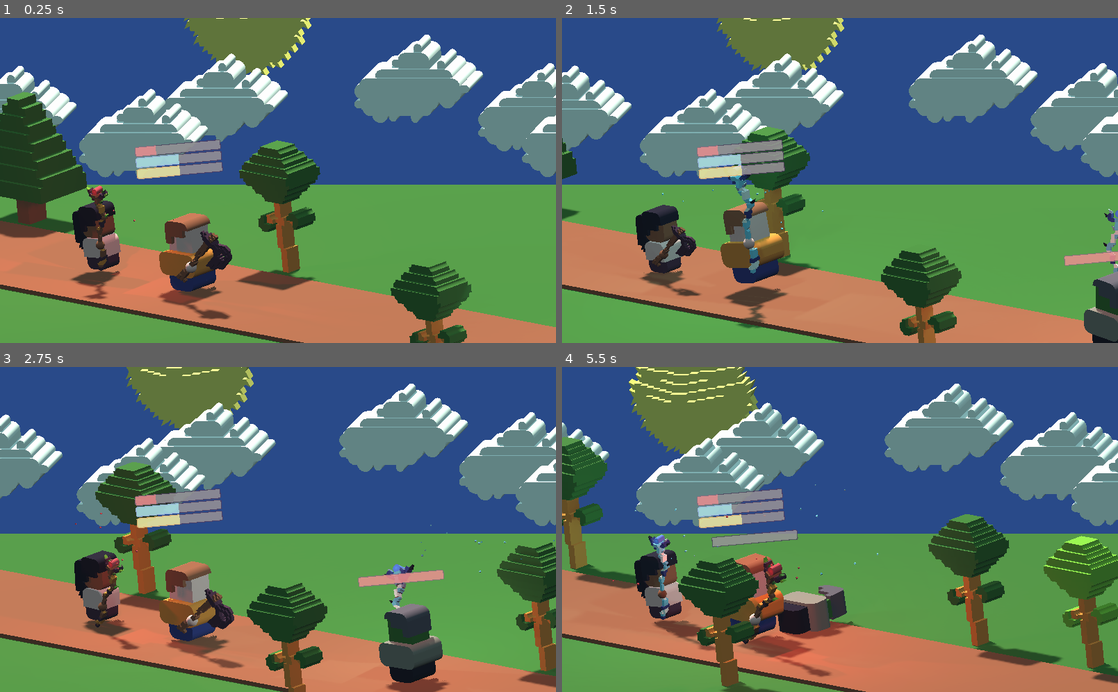
Above: before the commit, frames 1-4 (two rows, left to right).
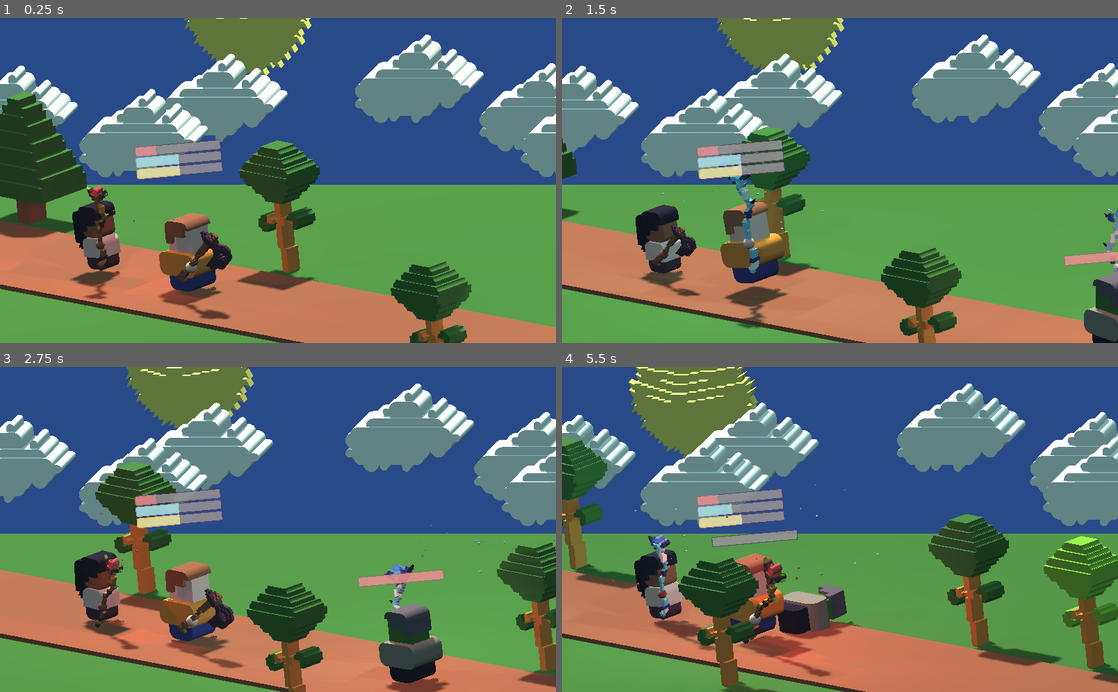
Above: after the commit, the same moments.

Repository: matt-cles/item-assistant
Game: Godot game, scene res://scenes/Main.tscn
Same seed, same stepped clock (60 frames per second), same inputs: the game is played once before the commit and once after it.
Inputs:
- Up to frame 1 (0.25 s): no input
- Up to frame 2 (1.5 s): tap Enter (ui_accept) at 0.5, 0.77 s; hold Right (ui_right) 0.53-1.28 s; hold Left (ui_left) from 1.28 s (still down)
- Up to frame 3 (2.75 s): tap Enter (ui_accept) at 1.52 s; release Left (ui_left) at 2.03 s; hold Right (ui_right) from 2.03 s (still down)
- Up to frame 4 (5.5 s): tap Enter (ui_accept) at 3.02, 3.77, 4.52 s; release Right (ui_right) at 3.53 s; hold Left (ui_left) from 3.53 s (still down)

The runs differ from the first frame. In frame 1, 0.7% of the frame differs, in the area x 0-100%, y 5-49%; in frame 2, 3.8%; in frame 3, 5.5%; in frame 4, 7.8%, in the area x 0-100%, y 5-50%.

Commit message:
add randomized cloud speed on reposition

Diff:
--- a/scripts/cloud.gd
+++ b/scripts/cloud.gd
@@ -1,15 +1,19 @@
 extends MeshInstance
 
-export var speed:float = .1
+var speed:float = 0
 var reposition_x_amount = 10
 
 # Called when the node enters the scene tree for the first time.
 func _ready():
 	var _connected = $VisibilityNotifier.connect("screen_exited", self, 'reposition')
-	speed -= randf() / 10
+	set_speed()
+
+func set_speed():
+	speed = 0.1 - randf() / 10
 
 func _process(delta):
 	translation.x -= delta * speed
 
 func reposition():
 	translation.x += reposition_x_amount
+	set_speed()
